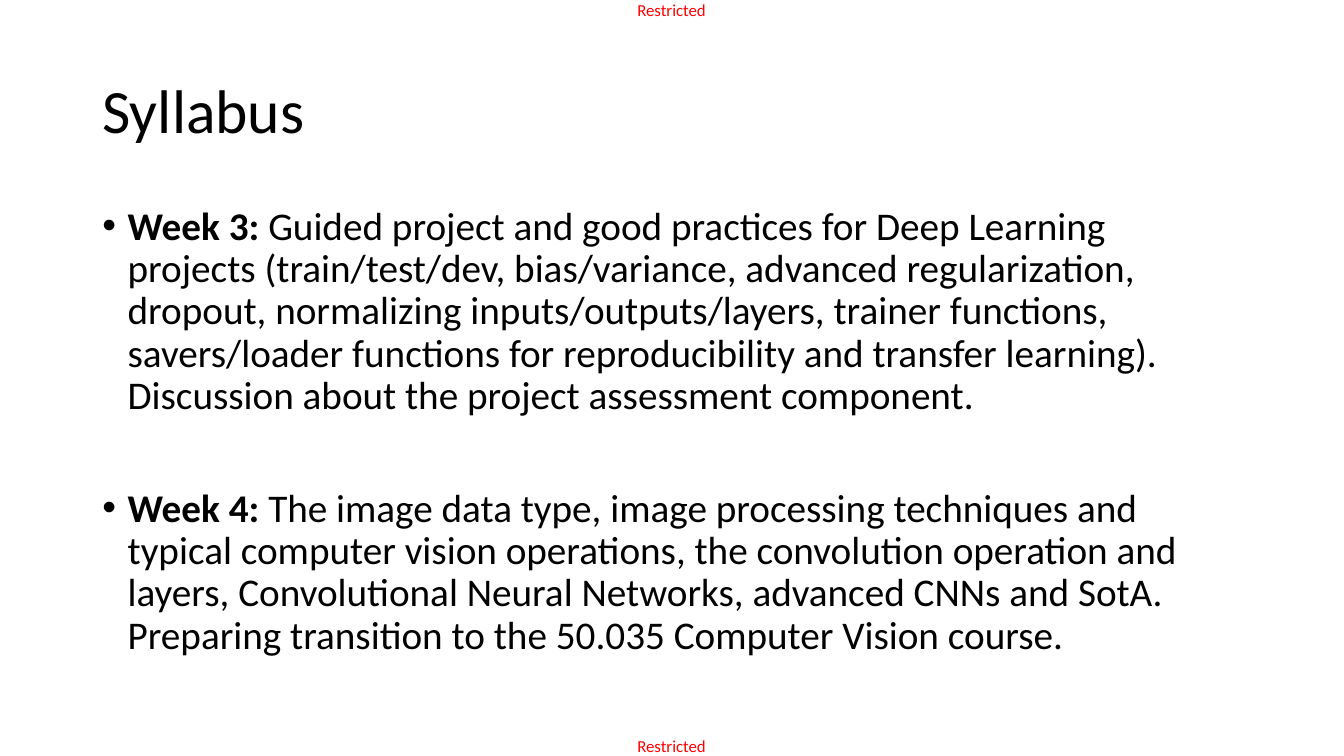
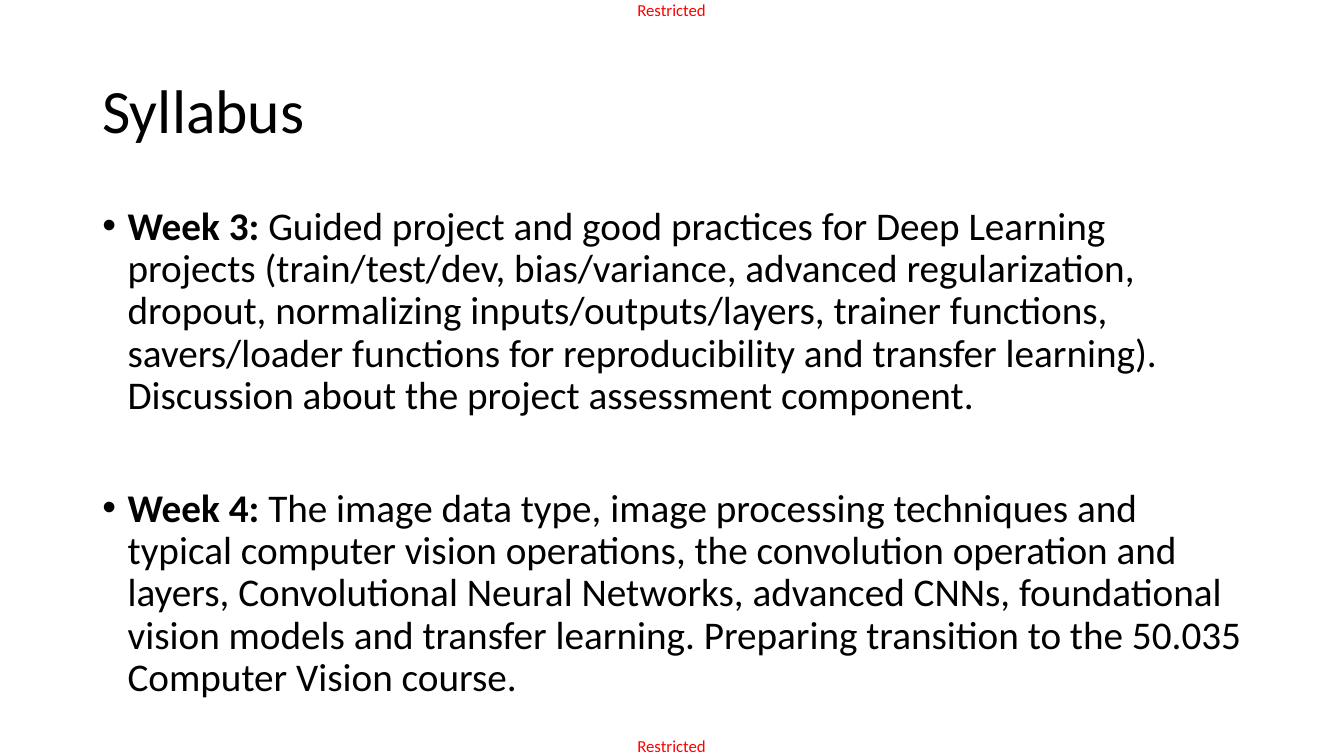
Before and after one commit to matthieudemari/SUTD_DL_50_039, a slide deck: slide 12 of W1/1. W1S1 final/W1S1.pptx. Drawn at 1344x756 pixels with LibreOffice and Linux fonts; fonts in the diff are those of the drawing. Boxes give left, top, right and bottom in pixels: in the first picture for what was removed or moved away, otherwise in the second. Text is boxed around its words. In the diff, an @@ line names an element or a change of style, - is before the commit and + after.

```diff
--- a/W1/1. W1S1 final/W1S1.pptx
+++ b/W1/1. W1S1 final/W1S1.pptx
@@ text at bbox=[128, 494, 1241, 698]: text changed @@
-• Week 4: The image data type, image processing techniques and typical computer vision operations, the convolution operation and layers, Convolutional Neural Networks, advanced CNNs and SotA. Preparing transition to the 50.035 Computer Vision course.
+• Week 4: The image data type, image processing techniques and typical computer vision operations, the convolution operation and layers, Convolutional Neural Networks, advanced CNNs, foundational vision models and transfer learning. Preparing transition to the 50.035 Computer Vision course.
```
Also in this commit, not shown: 22 other slides changed, 7 other files.
